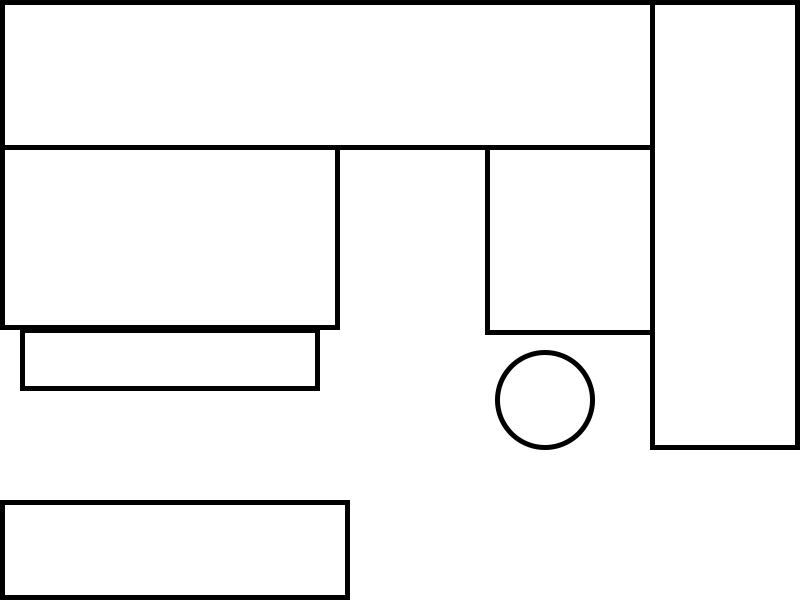
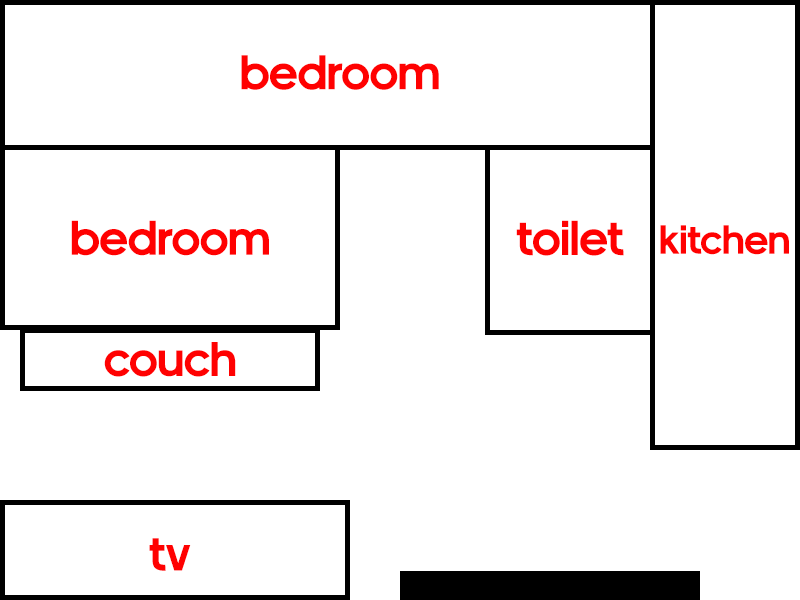
Two versions of the same layered image (800×600). Layer-by-layer changes:
added layer "bedroom" (1st of 2) above "Rectangle 1" over 71, 220, 269, 256
added layer "Rectangle 1" above "tv" over 400, 571, 700, 600
added layer "tv" above "kitchen" over 149, 538, 191, 571
added layer "kitchen" above "toilet" over 660, 225, 789, 255
added layer "toilet" above "bedroom" over 516, 220, 624, 256
added layer "bedroom" (2nd of 2) above "couch" over 241, 55, 439, 90
added layer "couch" above "Couch" over 104, 342, 236, 377
removed layer "Table" over 495, 350, 595, 450
